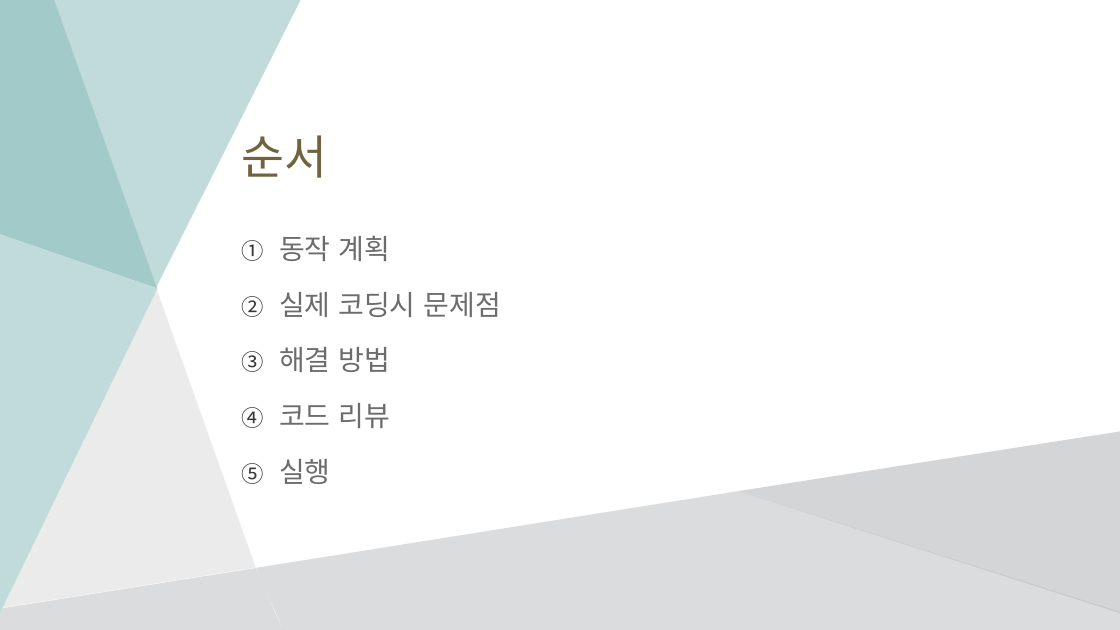
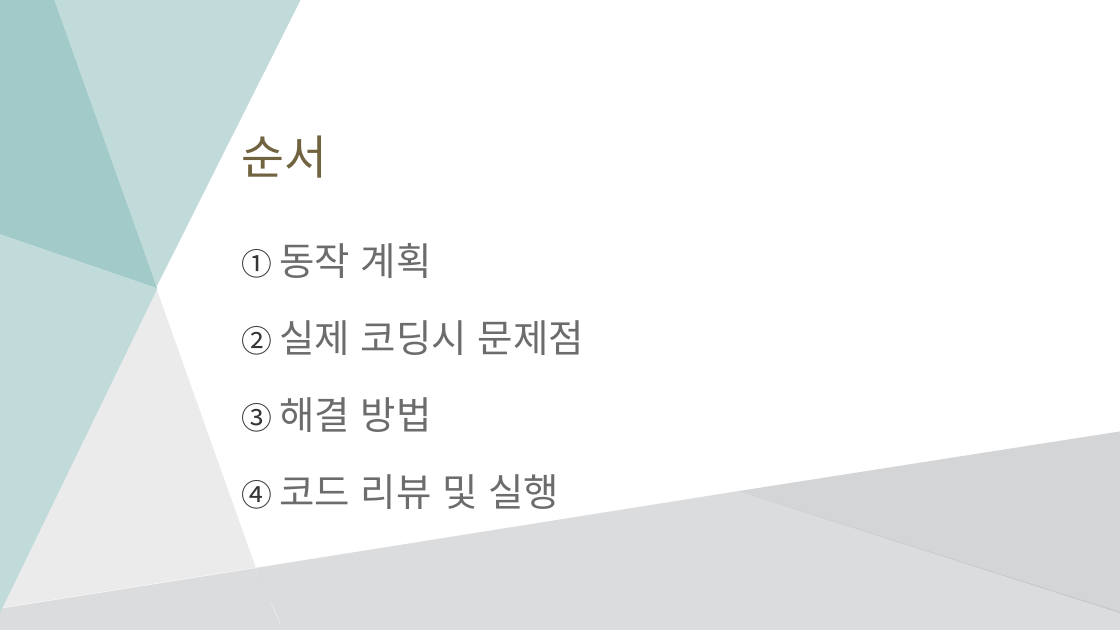
Before and after one commit to rlagusgh0223/Likelion, a slide deck: slide 2 of python/minesweeper/지뢰찾기 게임.pptx. Drawn at 1120x630 pixels with LibreOffice and Linux fonts; fonts in the diff are those of the drawing. Boxes give left, top, right and bottom in pixels: in the first picture for what was removed or moved away, otherwise in the second. Text is boxed around its words. In the diff, an @@ line names an element or a change of style, - is before the commit and + after.

```diff
--- a/python/minesweeper/지뢰찾기 게임.pptx
+++ b/python/minesweeper/지뢰찾기 게임.pptx
@@ text at (279, 243, 584, 432): size 24 to 33 pt in "동작 계획", "실제 코딩시 문제점", "해결 방법"; more space between paragraphs @@
@@ text at (279, 474, 559, 509): text changed; size 24 to 33 pt @@
-4. 코드 리뷰
-5. 실행
+4. 코드 리뷰 및 실행
```
Also in this commit, not shown: 1 other slide changed, 1 other file.
